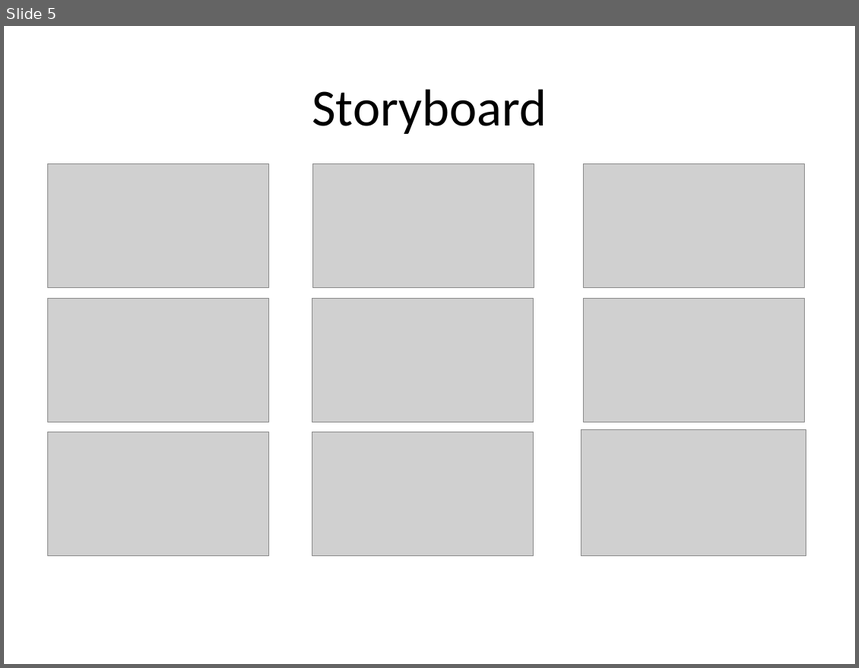
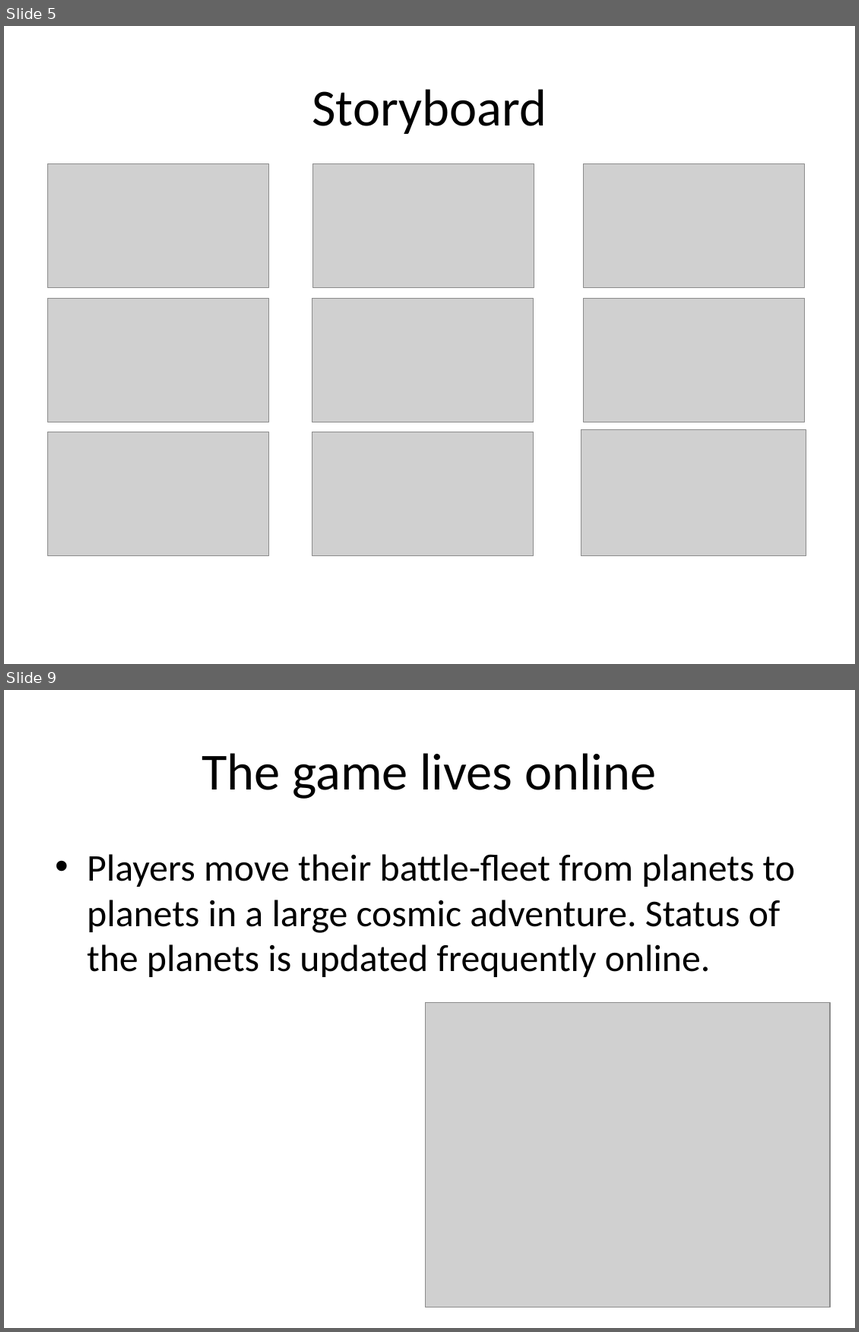
Before and after one commit to ntchung/cosmonova, a slide deck: Docs/GDD.pptx. Shown one above the other, each under a label of ours: slide 5 before the commit, slides 5 and 9 after it; the slides between them are not shown. The pictures are 859x668 and 859x1332 pixels, drawn with LibreOffice and Linux fonts; fonts in the diff are those of the drawing; grey boxes stand for pictures. Boxes give left, top, right and bottom in pixels: in the first picture for what was removed or moved away, otherwise in the second. Text is boxed around its words. In the diff, an @@ line names an element or a change of style, - is before the commit and + after.

```diff
--- a/Docs/GDD.pptx
+++ b/Docs/GDD.pptx
@@ slide 9 added at <box>4,690,855,1328</box>, background #FFFFFF @@
@@ title added at <box>202,753,656,799</box>, 44 pt, text #000000 @@
+The game lives online
@@ text added at <box>87,854,795,977</box>, 32 pt, text #000000 @@
+• Players move their battle-fleet from planets to planets in a large cosmic adventure. Status of the planets is updated frequently online.
@@ picture added at <box>425,1002,831,1307</box> @@
```
Also in this commit, not shown: 2 slides changed, 7 other slides added, 40 other files.
